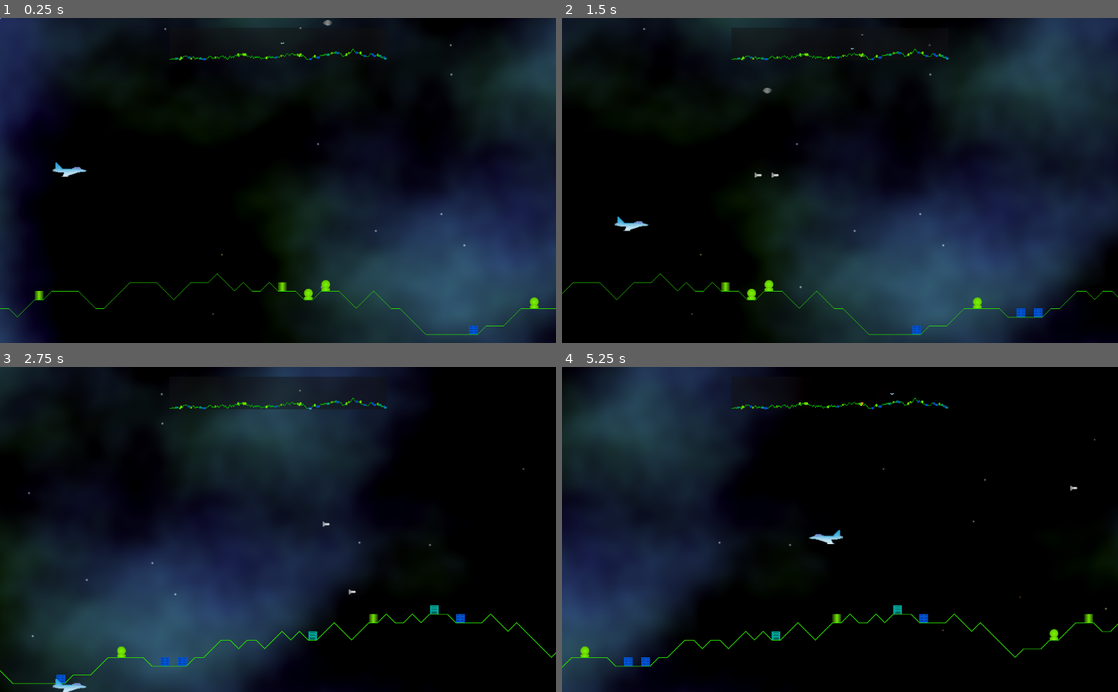
Above: before the commit, frames 1-4 (two rows, left to right).
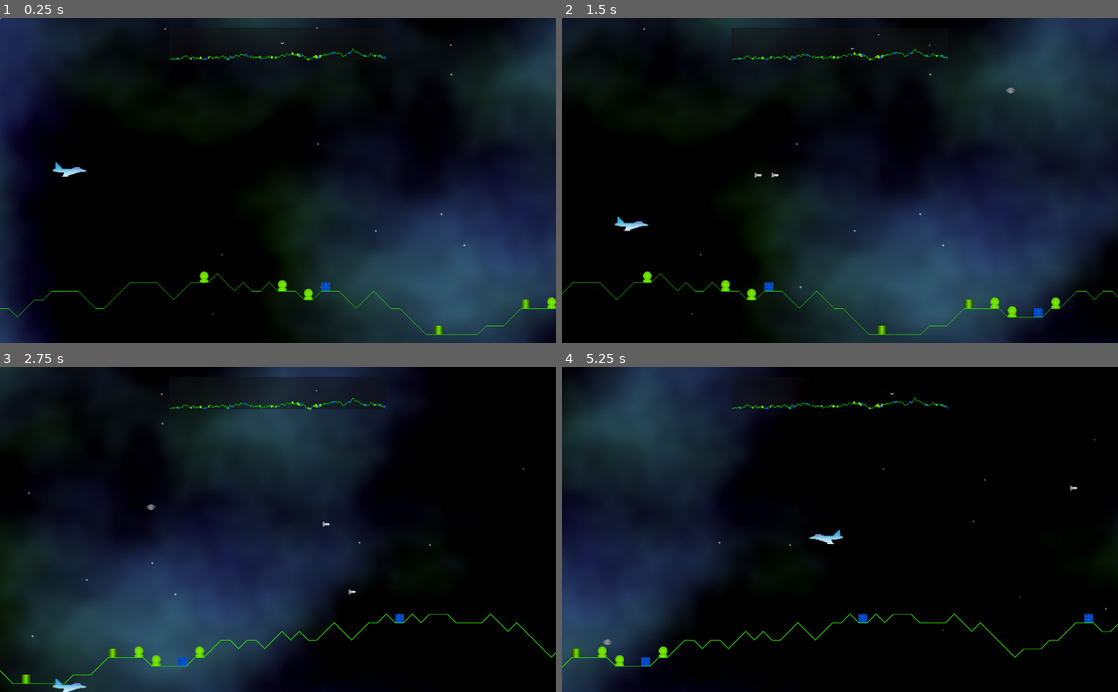
Above: after the commit, the same moments.

Repository: andrew-wilkes/godotia
Game: Godot game, scene res://scenes/Main.tscn
Same seed, same stepped clock (60 frames per second), same inputs: the game is played once before the commit and once after it.
Inputs:
- Up to frame 1 (0.25 s): no input
- Up to frame 2 (1.5 s): tap Enter (ui_accept) at 0.5, 0.77 s; hold Right (ui_right) 0.53-1.28 s; hold Down (ui_down) from 1.28 s (still down)
- Up to frame 3 (2.75 s): tap Enter (ui_accept) at 1.52 s; release Down (ui_down) at 2.03 s; hold Right (ui_right) from 2.03 s (still down)
- Up to frame 4 (5.25 s): release Right (ui_right) at 2.78 s; hold Up (ui_up) 2.78-3.53 s; tap Enter (ui_accept) at 3.02, 3.77, 4.52 s; hold Left (ui_left) 3.53-5.03 s; hold Down (ui_down) from 5.03 s (still down)

The runs differ from the first frame. In frame 1, 0.6% of the frame differs, in the area x 6-100%, y 0-98%; in frame 2, 0.7%; in frame 3, 0.8%; in frame 4, 0.8%, in the area x 1-96%, y 10-93%.

Commit message:
Player can place structure on terrain

Diff:
--- a/autoload/Structures.gd
+++ b/autoload/Structures.gd
@@ -3,10 +3,10 @@
 const TEST = false
 const DENSITY = 0.3
 
-var coors = []
-
 func generate():
-	return get_child(randi() % get_child_count()).duplicate()
+	var item = get_child(randi() % get_child_count()).duplicate()
+	item.position = Vector2(0, 0)
+	return item
 
 
 func _ready():
@@ -15,9 +15,3 @@
 			print(generate().title)
 	else:
 		visible = false
-
-
-func get_item(point: Vector2):
-	var item = generate()
-	item.position = point
-	return item
--- a/autoload/globals.gd
+++ b/autoload/globals.gd
@@ -15,8 +15,9 @@
 
 
 func reparent_structure(caller: Node, dest: Node, pos: Vector2, _sid = 0):
-	var s = structures[caller.sid]
-	s.get_parent().remove_child(s)
-	s.position = pos
-	dest.add_child(s)
-	caller.sid = _sid
+	if caller.sid:
+		var s = structures[caller.sid]
+		s.get_parent().remove_child(s)
+		s.position = pos
+		dest.add_child(s)
+		caller.sid = _sid
--- a/scenes/Main.gd
+++ b/scenes/Main.gd
@@ -51,11 +51,12 @@
 func start_game():
 	player.position.x = player.MARGIN
 	# Add structures to terrain flats
-	Structures.coors = terrain.get_points_for_structures(Structures.DENSITY)
-	for point in Structures.coors:
-		var structure = Structures.get_item(point)
+	var nodes = terrain.get_nodes_for_structures(Structures.DENSITY)
+	for node in nodes:
+		var structure = Structures.generate()
 		globals.add_entity(structure, "structures")
-		terrain.line.add_child(structure)
+		node.add_child(structure)
+		pass
 	map.add_structures()
 	map.add_player(player, scroll_position, terrain)
 	enemies_to_spawn = 10
@@ -89,8 +90,8 @@
 
 func add_enemy(target):
 	var enemy = enemy_scene.instance()
-	enemy.target = target.position
-	enemy.position = Vector2(target.position.x + rand_range(-100, 100), -size.y)
+	enemy.target = target.get_parent().position
+	enemy.position = Vector2(enemy.target.x + rand_range(-100, 100), -size.y)
 	terrain.line.add_child(enemy)
 	globals.add_entity(enemy, "enemies")
 	map.add_enemy(enemy)
--- a/scenes/Player.gd
+++ b/scenes/Player.gd
@@ -7,10 +7,14 @@
 var sid = 0
 
 func _on_Player_body_entered(body):
-	if body is Structure and body.state == body.states.FALLING:
+	if !sid and body is Structure and body.state == body.states.FALLING:
+		# Catch falling structure
 		sid = body.get_instance_id()
 		body.state = body.states.STATIC
 		globals.call_deferred("reparent_structure", self, self, Vector2(4, 16), sid)
+	elif sid and body.collision_mask == 0 and body.get_child_count() < 2:
+		# Place structure on empty terrain flat
+		globals.call_deferred("reparent_structure", self, body.get_parent(), body.position)
 
 
 func _on_Player_area_entered(_area):
--- a/scenes/Terrain.gd
+++ b/scenes/Terrain.gd
@@ -18,7 +18,7 @@
 	flat = load("res://scenes/Flat.tscn")
 	# Set width of flat collision segment resource
 	flat.instance().get_child(0).shape.set_a(Vector2(-GRID_SIZE, 0))
-	add_points()
+	add_collision_surfaces()
 
 
 func set_base_level(y_size):
@@ -26,41 +26,41 @@
 	line.position.y = base_level
 
 
-func add_points():
+func add_collision_surfaces():
 	var rng = RandomNumberGenerator.new()
 	rng.set_seed(SEED)
 	var pos = Vector2(0, 0)
-	_add_point(pos)
+	add_collision_surface(pos)
 	while pos.x < MAX_X_TARGET or abs(pos.y) > 0:
 		pos.x += GRID_SIZE
 		pos.y += (rng.randi() % 3 - 1) * GRID_SIZE # -1, 0, 1 * GRID_SIZE
 		pos.y = clamp(pos.y, -MAX_HEIGHT, 0)
-		_add_point(pos)
+		add_collision_surface(pos)
 	print("End pos: %d Flats: %d" % [pos.x, flats.size()])
 
 
-func _add_point(point: Vector2):
+func add_collision_surface(point: Vector2):
 	line.add_point(point)
 	# Save points of the flat sections of terrain
 	if last_point and last_point.y == point.y:
-		flats.append(point)
 		var f = flat.instance()
 		f.position = point
+		flats.append(f)
 		line.add_child(f)
 	last_point = point
 
 
-func get_points_for_structures(density: float):
-	var points = []
+func get_nodes_for_structures(density: float):
+	var nodes = []
 	var last_y = null
 	for i in range(flats.size()):
-		var point = flats[i]
+		var point = flats[i].position
 		# Avoid adjacent structures
 		if point.y != last_y:
 			# Consider placing a structure at this point
 			if randf() <= density:
-				points.append(point)
+				nodes.append(flats[i])
 				last_y = point.y
 				continue
 		last_y = null
-	return points
+	return nodes
